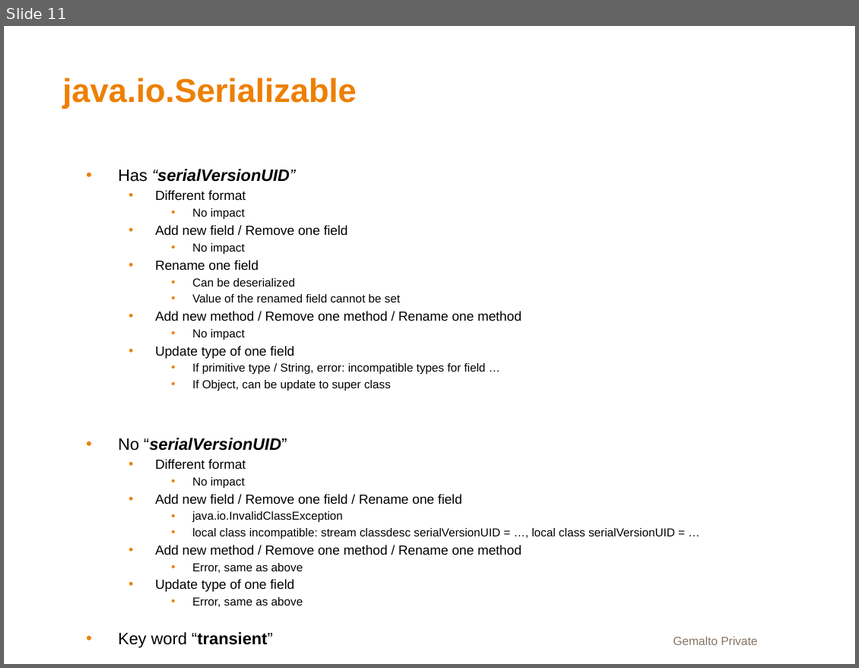
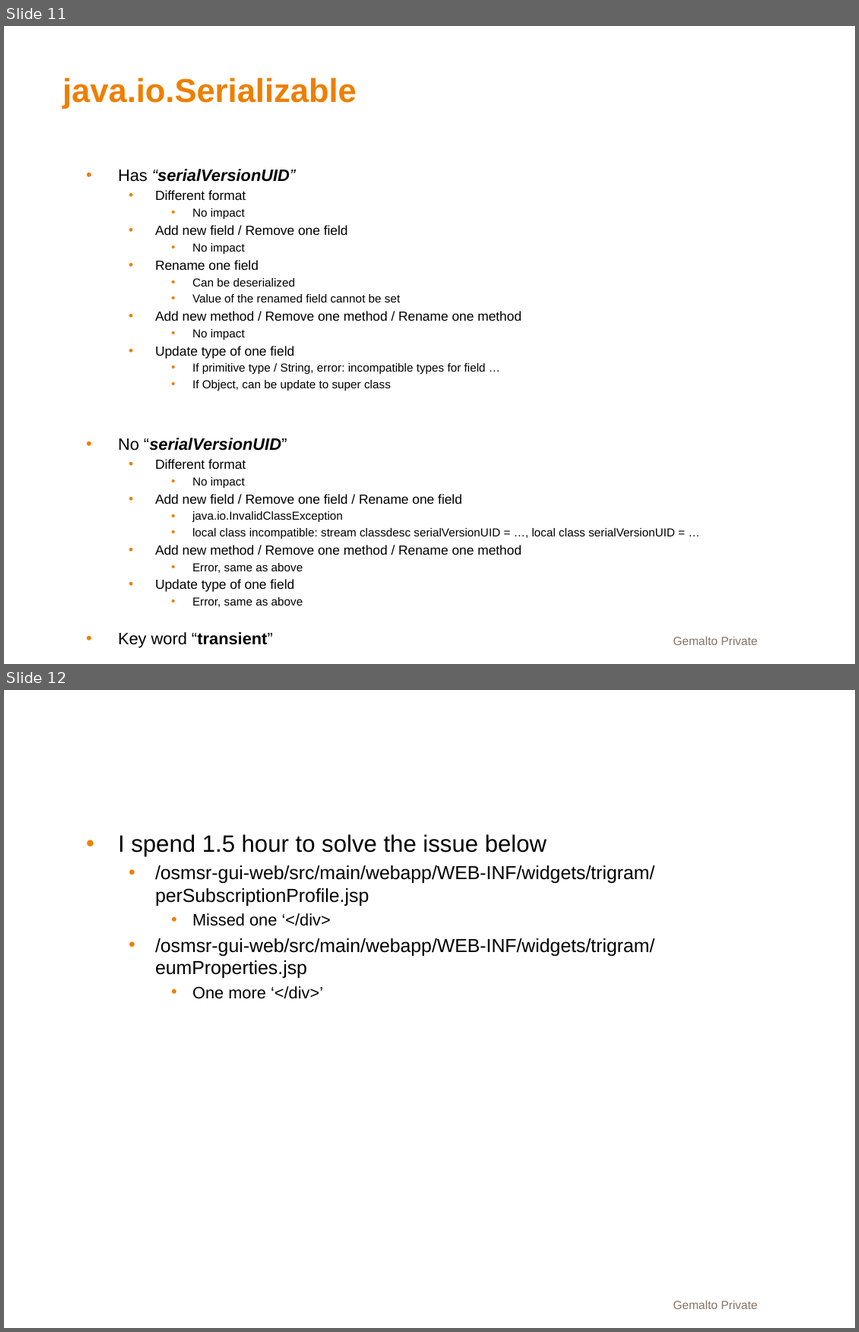
Before and after one commit to li-shengli/selfstudy, a slide deck: PPT/Code Review.pptx. Shown one above the other, each under a label of ours: slide 11 before the commit, slides 11 and 12 after it. The pictures are 859x668 and 859x1332 pixels, drawn with LibreOffice and Linux fonts; fonts in the diff are those of the drawing; background and template pictures are left out. Boxes give left, top, right and bottom in pixels: in the first picture for what was removed or moved away, otherwise in the second. Text is boxed around its words. In the diff, an @@ line names an element or a change of style, - is before the commit and + after.

Commit message:
Code Review

```diff
--- a/PPT/Code Review.pptx
+++ b/PPT/Code Review.pptx
@@ slide 12 added at <box>4,690,855,1328</box>, background #FFFFFF @@
@@ text added at <box>118,834,655,999</box>, 16 pt, text #000000 @@
+• I spend 1.5 hour to solve the issue below
+  • /osmsr-gui-web/src/main/webapp/WEB-INF/widgets/trigram/perSubscriptionProfile.jsp
+    • Missed one ‘</div>
+  • /osmsr-gui-web/src/main/webapp/WEB-INF/widgets/trigram/eumProperties.jsp
+    • One more ‘</div>’
@@ text added at <box>674,1300,758,1309</box>, 10 pt, text #857364 @@
+Gemalto Private
@@ page number added at <box>804,1287,855,1321</box>, 16 pt, text #FFFFFF, bold @@
+12
```
